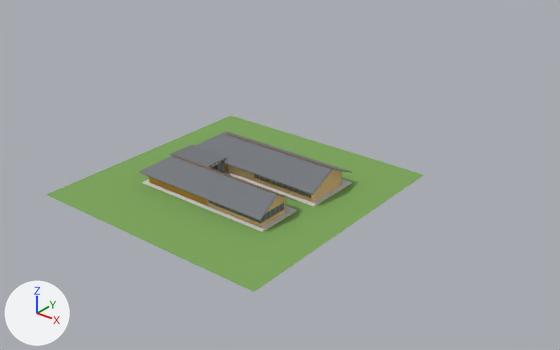
An edit to the glTF model static/modelos/recorrido.glb, drawn before and after from the same camera.
Before and after are seen from a 50 mm camera at (89.5, -118.6, 74.0) aimed at (-15.4, 12.5, -7.3). The lights are fixed; the arrows at lower left show +X, +Y and +Z. The older version comes first. Vertices at exactly the same position are counted once.

In view in the first picture: 'Recorrido'.
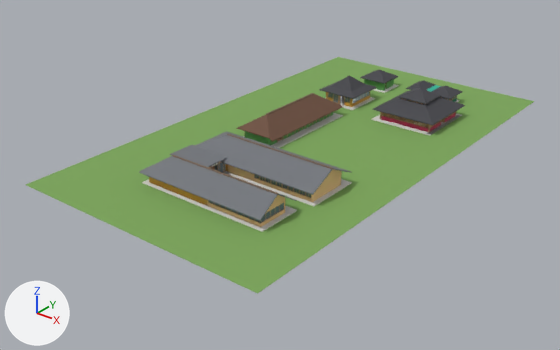
Where the change shows, as pixel boxes (x1, y1, x2, y2) in the pictures (560 x 350 px; the box of a moved part takes in the faces that stretch with it):
'Recorrido', reshaped: before (46, 116, 423, 292); after (26, 57, 534, 294)
part 1 of me_recorrido, added (green): after (26, 57, 534, 294)
part 2 of me_recorrido, added: after (243, 113, 343, 148)
part 3 of me_recorrido, added: after (340, 97, 375, 110)
part 4 of me_recorrido, added: after (371, 114, 462, 136)
part 5 of me_recorrido, added: after (427, 115, 461, 134)
part 6 of me_recorrido, moved or reshaped: before (46, 116, 423, 292); after (373, 84, 399, 93)
part 7 of me_recorrido, added: after (236, 70, 465, 145)

The change in detail:
Material 'pared_roja' (mat_pared_roja) is new.
Its base color is (0.5, 0.03, 0.09) (pink #bc3055).
Its roughness is 0.85.
Material 'verde_osc' (mat_verde_osc) is new.
Its base color is (0.01, 0.16, 0.08) (dark green #196f50).
Its roughness is 0.8.
Material 'pared_verde' (mat_pared_verde) is new.
Its base color is (0.1, 0.33, 0.08) (green #599b50).
Its roughness is 0.85.
Material 'lona_verde' (mat_lona_verde) is new.
Its base color is (0.02, 0.45, 0.32) (cyan #27b399).
Its roughness is 0.6.
Material 'nevera' (mat_nevera) is new.
Its base color is (0.85, 0.86, 0.86) (white #edefef).
Its metallic is 0.2.
Its roughness is 0.4.
Material 'porcelana' (mat_porcelana) is new.
Its base color is (0.9, 0.9, 0.88) (white #f3f3f1).
Its roughness is 0.2.
Material 'teja_osc' (mat_teja_osc) is new.
Its base color is (0.06, 0.06, 0.07) (dark grey #45454b).
Its roughness is 0.85.
Material 'rojo' (mat_rojo) is new.
Its base color is (0.6, 0.02, 0.02) (red #cb2727).
Material 'cojin' (mat_cojin) is new.
Its base color is (0.3, 0.1, 0.05) (brown #95593f).
Its roughness is 0.9.
Material 'techo_cafe' (mat_techo_cafe) is new.
Its base color is (0.16, 0.08, 0.05) (brown #6f503f).
Its roughness is 0.85.
me_recorrido is used by ob_recorrido; location (0.0, 0.0, 0.0).
me_recorrido had 18630 vertices, 28430 faces and spanned x -38.0..18.5, y -36.9..20.4, z -0.1..6.3.
me_recorrido now has 36846 vertices, 56186 faces and spans x -45.3..19.3, y -36.9..79.6, z -0.1..8.0.
me_recorrido part 1: the loose piece of 8 vertices spanning x -12.7..-12.4, y 4.6..4.9, z 0.2..3.5 is copied, and the copy is scaled about its middle by (-269, -333, 0.0147), then moved by (-0.5, 16.6, -1.9), in mat_pasto (green #7ca659); it spans x -45.3..19.3, y -36.9..79.6, z -0.1..0.0.
me_recorrido part 2: a new loose piece, a box spanning x -26.12..-15.17, y 9.71..38.29, z 0.0..0.15, in mat_concreto (light grey #dddbd7).
me_recorrido part 3: a new loose piece, a box spanning x -26.48..-15.45, y 43.07..54.33, z 0.0..0.15, in mat_concreto (light grey #dddbd7).
me_recorrido part 4: a new loose piece, a box spanning x -8.09..8.75, y 40.63..57.75, z 0.0..0.15, in mat_concreto (light grey #dddbd7).
me_recorrido part 5: a new loose piece, a box spanning x 7.75..8.75, y 41.13..57.25, z 0.0..0.15, in mat_concreto (light grey #dddbd7).
me_recorrido part 6: the loose piece of 8 vertices spanning x -38.0..18.5, y -36.9..20.4, z -0.1..0.0 is turned 90 degrees about the z axis through its middle and scaled by 0.135, then moved by (-10.1, 71.9, 0.1), in mat_concreto (light grey #dddbd7).
me_recorrido part 7: 17984 vertices added at x -26.6..9.3, y 9.7..67.6, z 0.2..8.0.
Other edits to the shape of me_recorrido do not show in these pictures.
me_recorrido gains material mat_pared_verde (green #599b50).
me_recorrido gains material mat_techo_cafe (brown #6f503f).
me_recorrido gains material mat_nevera (white #edefef).
me_recorrido gains material mat_cojin (brown #95593f).
me_recorrido gains material mat_pared_roja (pink #bc3055).
me_recorrido gains material mat_teja_osc (dark grey #45454b).
me_recorrido gains material mat_porcelana (white #f3f3f1).
me_recorrido gains material mat_verde_osc (dark green #196f50).
me_recorrido gains material mat_lona_verde (cyan #27b399).
me_recorrido gains material mat_rojo (red #cb2727).
